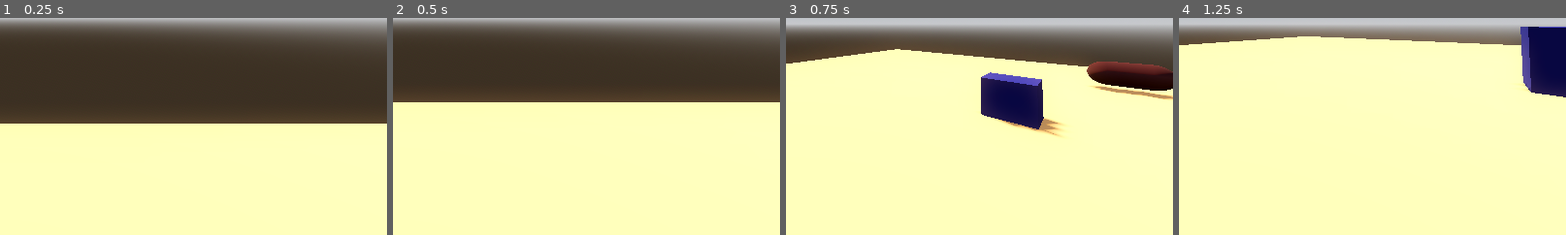
Above: before the commit, frames 1-4 (left to right).
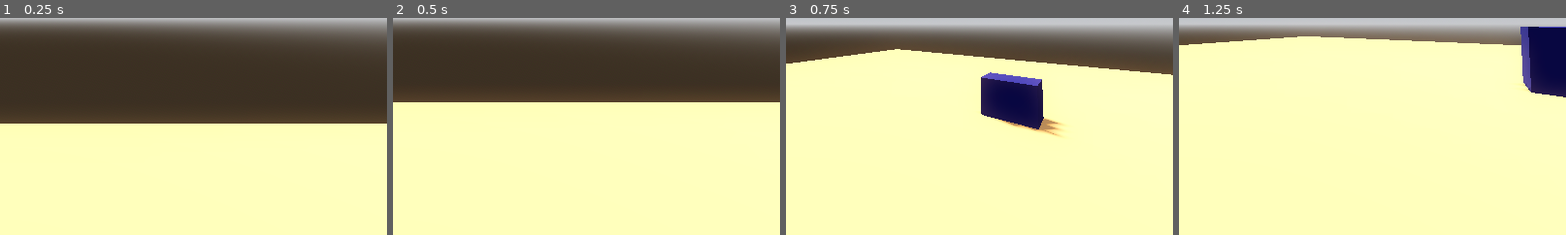
Above: after the commit, the same moments.

Repository: lungcollapser/record
Game: Godot game, scene res://scenes/world.tscn
Same seed, same stepped clock (60 frames per second), same inputs: the game is played once before the commit and once after it.
Inputs (mouse positions are % of the whole screen's width and height, from its top left):
- Up to frame 1 (0.25 s): no input
- Up to frame 2 (0.5 s): no input
- Up to frame 3 (0.75 s): tap Enter (ui_accept) at 0.5 s; move the mouse to (55, 50) at 0.52 s; press the mouse at (55, 50) at 0.53 s; hold W (forward) from 0.53 s (still down)
- Up to frame 4 (1.25 s): keep holding W (forward); tap Enter (ui_accept) at 0.77 s
The pictures show only the part of the screen within x 50-100%, y 50-100%; the shares and areas given below are measured in that part.

Frames 1-2 are identical in both runs. In frame 3, 2.7% of the frame differs, in the area x 77-100%, y 20-38%; in frame 4, nothing differs.

Commit message:
the body disappewar n mak baby

Diff:
--- a/project.godot
+++ b/project.godot
@@ -20,6 +20,7 @@
 StaminaBar="*res://scenes/stamina_bar.tscn"
 BloodBar="*res://scenes/blood_bar.tscn"
 DeadBodyParts="*res://scenes/dead_body_parts.tscn"
+DeadBody="*res://scenes/dead_body.tscn"
 
 [input]
 
--- a/scenes/player.tscn
+++ b/scenes/player.tscn
@@ -29,4 +29,4 @@
 
 [node name="Pickup" type="RayCast3D" parent="Playerbody/Head/Camera3D"]
 transform = Transform3D(1, 0, 0, 0, 1, 0, 0, 0, 1, 0, 0.0343571, 0)
-target_position = Vector3(0, -1, -90)
+target_position = Vector3(0, -1, -5)
--- a/scripts/dead_body.gd
+++ b/scripts/dead_body.gd
@@ -1 +1,8 @@
 extends RigidBody3D
+
+func _process(delta: float) -> void:
+	replace_body()
+
+func replace_body():
+	if Input.is_action_pressed("dismember"):
+		queue_free()
--- a/scripts/human_recepticle.gd
+++ b/scripts/human_recepticle.gd
@@ -3,5 +3,4 @@
 func _on_body_shape_entered(_body_rid: RID, body: Node, _body_shape_index: int, _local_shape_index: int):
 	if body.is_in_group("Bussin"):
 		body.queue_free()
-	if body.is_in_group("Bussin"):
 		BloodBar.value += 10
--- a/scripts/playerbody.gd
+++ b/scripts/playerbody.gd
@@ -23,6 +23,7 @@
 @onready var hold = $Head/Camera3D/Hold
 @onready var player_mesh = $PlayerMesh
 @onready var player_shape = $PlayerShape
+@onready var dead_body = preload("res://scenes/dead_body.tscn")
 @onready var dead_body_parts = preload("res://scenes/dead_body_parts.tscn").instantiate()
 
 
@@ -45,8 +46,13 @@
 		picked_up_object = null
 
 
-func _physics_process(delta: float) -> void:
-	dismember_bodies()
+func _physics_process(delta: float):
+
+	var dismember_collider = pick_up.get_collider()
+	if Input.is_action_just_pressed("dismember") and dismember_collider != null and dismember_collider.is_in_group("Dismember"):
+		get_parent().add_child(dead_body_parts)
+		dead_body_parts.global_position = hold.global_position
+		print("hellow")
 
 	if picked_up_object != null:
 		var a = picked_up_object.global_position
@@ -126,10 +132,3 @@
 	pos.y = sin(time * BOB_FREQ) * BOB_AMP
 	pos.x = cos(time * BOB_FREQ / 2) * BOB_AMP
 	return pos
-
-func dismember_bodies():
-	var dismember_collider = pick_up.get_collider()
-	if Input.is_action_pressed("dismember") and dismember_collider != null and is_in_group("Dismember"):
-		add_child(dead_body_parts)
-		dead_body_parts.position = Vector3(1, 3, 0)
-		print("hellow")
